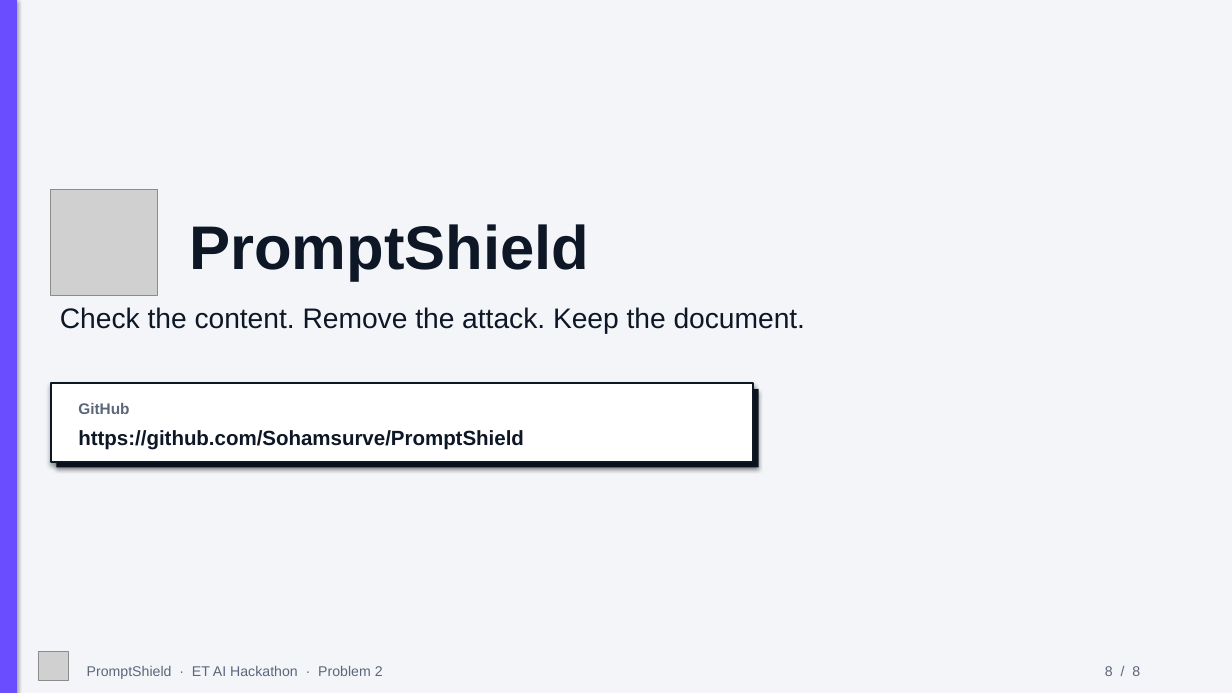
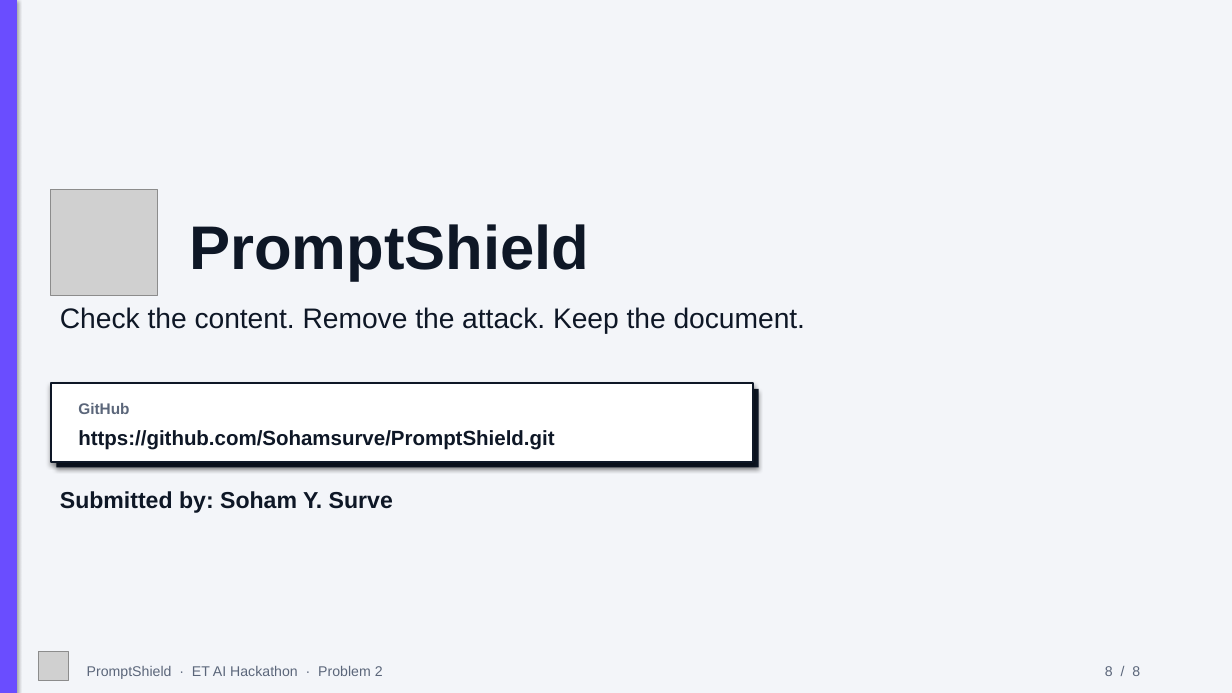
Before and after one commit to Sohamsurve/PromptShield, a slide deck: slide 8 of docs/pitch/PromptShield_pitch.pptx. Drawn at 1232x693 pixels with LibreOffice and Linux fonts; fonts in the diff are those of the drawing; grey boxes stand for pictures. Boxes give left, top, right and bottom in pixels: in the first picture for what was removed or moved away, otherwise in the second. Text is boxed around its words. In the diff, an @@ line names an element or a change of style, - is before the commit and + after.

```diff
--- a/docs/pitch/PromptShield_pitch.pptx
+++ b/docs/pitch/PromptShield_pitch.pptx
@@ text at box(78, 430, 554, 450): text changed @@
-https://github.com/Sohamsurve/PromptShield
+https://github.com/Sohamsurve/PromptShield.git
@@ text added at box(60, 491, 393, 513), 18 pt, text #0E1726, bold @@
+Submitted by: Soham Y. Surve
```
Also in this commit, not shown: 1 other slide changed, 7 other files.
